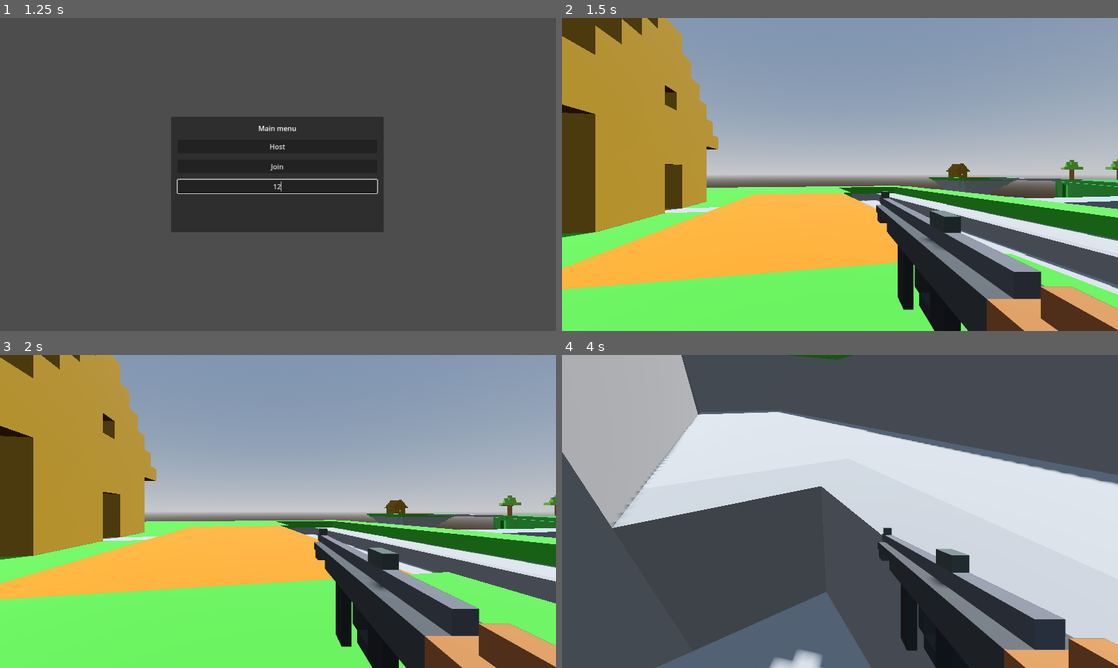
Above: before the commit, frames 1-4 (two rows, left to right).
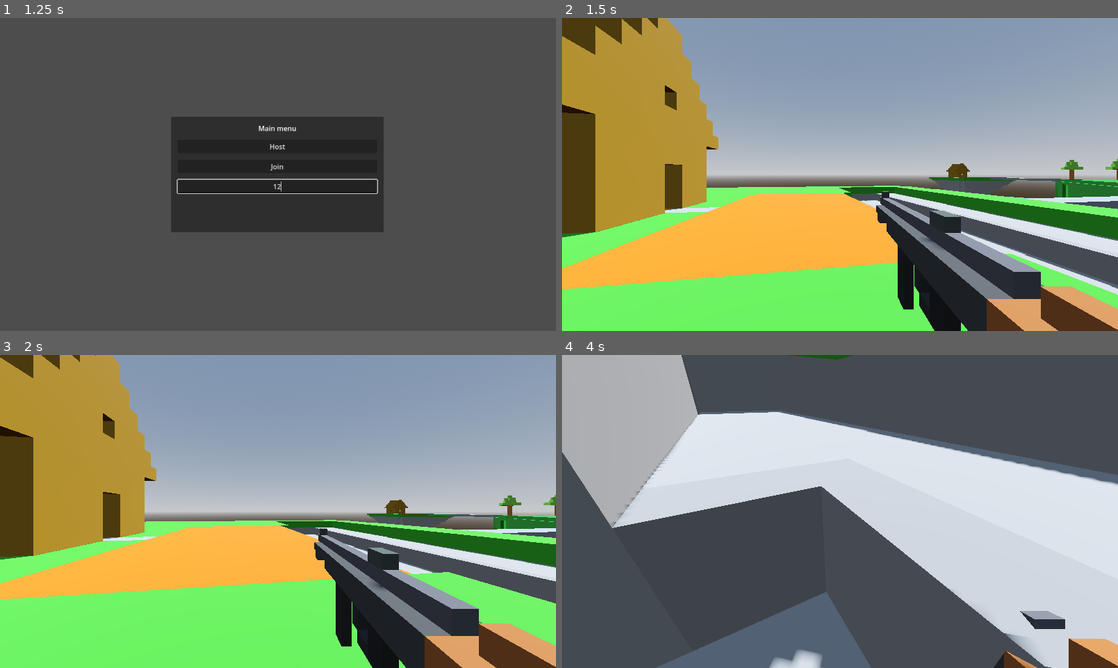
Above: after the commit, the same moments.

Repository: qdanq/Battle-duo
Game: Godot game, scene res://menu.tscn
Same seed, same stepped clock (60 frames per second), same inputs: the game is played once before the commit and once after it.
Inputs (mouse positions are in pixels of both pictures, inside the frame that each line leads up to):
- Up to frame 1 (1.25 s): click (278, 187) at 0.52 s; type "12" at 0.6 s
- Up to frame 2 (1.5 s): click "Host" at 1.25 s
- Up to frame 3 (2 s): no input
- Up to frame 4 (4 s): tap Enter (ui_accept) at 2, 2.27, 3.02 s; move the mouse to (867, 511) at 2.02 s; press the mouse at (867, 511) at 2.03 s; hold W (Up) from 2.03 s (still down); move the mouse to (812, 511) at 2.77 s; release the mouse at (812, 511) at 2.78 s; click (812, 511) at 2.85 s; move the mouse to (851, 505) at 3.52 s; press the mouse at (851, 505) at 3.53 s

Frame 1 is identical in both runs. In frame 2, 0.2% of the frame differs, in the area x 56-100%, y 55-100%; in frame 3, 0.2%; in frame 4, 8.2%.

Commit message:
пиздец

Diff:
--- a/CharacterBody3D.gd
+++ b/CharacterBody3D.gd
@@ -8,7 +8,6 @@
 var gravity = 20.0
 @onready var neck := $Neck
 @onready var camera := $Neck/Camera3D
-@onready var guncam := $Neck/Camera3D/SubViewportContainer/SubViewport/Guncam
 @onready var anim_player := $AnimationPlayer
 @onready var muzzle_flash := $Neck/Camera3D/AutomaticRifle/muzzle_flash
 
@@ -34,17 +33,12 @@
 			camera.rotate_x(-event.relative.y * 0.01)
 			camera.rotation.x = clamp(camera.rotation.x, deg_to_rad(-80), deg_to_rad(80))
 
-
-func _process(delta):
-	guncam.global_transform = camera.global_transform
-
 func _physics_process(delta):
 	if not is_multiplayer_authority(): return
 	# Add the gravity.
 	if not is_on_floor():
 		velocity.y -= gravity * delta
 
-	play_shoot_effects()
 	# Handle Jump.
 	if Input.is_action_just_pressed("ui_accept") and is_on_floor():
 		velocity.y = JUMP_VELOCITY
@@ -60,6 +54,7 @@
 		velocity.x = move_toward(velocity.x, 0, SPEED)
 		velocity.z = move_toward(velocity.z, 0, SPEED)
 
+	play_shoot_effects()
 	if anim_player.current_animation == "shoot":
 		pass
 
@@ -70,6 +65,7 @@
 
 	move_and_slide()
 
+
 func play_shoot_effects():
 	if Input.is_action_pressed("shoot"):
 		anim_player.play("shoot")
--- a/character_body_3d.tscn
+++ b/character_body_3d.tscn
@@ -36,6 +36,127 @@
 size = Vector2(0.5, 0.5)
 orientation = 2
 
+[sub_resource type="Animation" id="Animation_lsjur"]
+length = 0.001
+tracks/0/type = "value"
+tracks/0/imported = false
+tracks/0/enabled = true
+tracks/0/path = NodePath("Neck/Camera3D/AutomaticRifle:position")
+tracks/0/interp = 1
+tracks/0/loop_wrap = true
+tracks/0/keys = {
+"times": PackedFloat32Array(0),
+"transitions": PackedFloat32Array(1),
+"update": 0,
+"values": [Vector3(1.90503, -2.4435, -0.262785)]
+}
+tracks/1/type = "value"
+tracks/1/imported = false
+tracks/1/enabled = true
+tracks/1/path = NodePath("Neck/Camera3D/AutomaticRifle:rotation")
+tracks/1/interp = 1
+tracks/1/loop_wrap = true
+tracks/1/keys = {
+"times": PackedFloat32Array(0),
+"transitions": PackedFloat32Array(1),
+"update": 0,
+"values": [Vector3(0, 0, 0)]
+}
+
+[sub_resource type="Animation" id="Animation_1e356"]
+resource_name = "idle"
+length = 3.0
+loop_mode = 1
+tracks/0/type = "value"
+tracks/0/imported = false
+tracks/0/enabled = false
+tracks/0/path = NodePath("Neck/Camera3D/AutomaticRifle:position")
+tracks/0/interp = 1
+tracks/0/loop_wrap = true
+tracks/0/keys = {
+"times": PackedFloat32Array(0),
+"transitions": PackedFloat32Array(-2),
+"update": 0,
+"values": [Vector3(1.90503, -2.4435, -0.262785)]
+}
+tracks/1/type = "value"
+tracks/1/imported = false
+tracks/1/enabled = true
+tracks/1/path = NodePath("Neck/Camera3D/AutomaticRifle:rotation")
+tracks/1/interp = 1
+tracks/1/loop_wrap = true
+tracks/1/keys = {
+"times": PackedFloat32Array(0, 1.5),
+"transitions": PackedFloat32Array(-2, 1),
+"update": 0,
+"values": [Vector3(0, 0, 0), Vector3(-0.0174533, 0, 0)]
+}
+
+[sub_resource type="Animation" id="Animation_wr0j7"]
+resource_name = "move"
+loop_mode = 1
+step = 0.25
+tracks/0/type = "value"
+tracks/0/imported = false
+tracks/0/enabled = true
+tracks/0/path = NodePath("Neck/Camera3D/AutomaticRifle:position")
+tracks/0/interp = 1
+tracks/0/loop_wrap = true
+tracks/0/keys = {
+"times": PackedFloat32Array(0, 0.25, 0.5, 0.75, 1),
+"transitions": PackedFloat32Array(0.5, 2, 0.5, 2, 0.5),
+"update": 0,
+"values": [Vector3(1.90503, -2.4435, -0.262785), Vector3(1.84866, -2.42143, -0.262785), Vector3(1.905, -2.443, -0.263), Vector3(1.96007, -2.42091, -0.263), Vector3(1.905, -2.443, -0.263)]
+}
+tracks/1/type = "value"
+tracks/1/imported = false
+tracks/1/enabled = false
+tracks/1/path = NodePath("Neck/Camera3D/AutomaticRifle:rotation")
+tracks/1/interp = 1
+tracks/1/loop_wrap = true
+tracks/1/keys = {
+"times": PackedFloat32Array(),
+"transitions": PackedFloat32Array(),
+"update": 0,
+"values": []
+}
+
+[sub_resource type="Animation" id="Animation_mfles"]
+resource_name = "shoot"
+length = 0.1
+tracks/0/type = "value"
+tracks/0/imported = false
+tracks/0/enabled = true
+tracks/0/path = NodePath("Neck/Camera3D/AutomaticRifle:position")
+tracks/0/interp = 1
+tracks/0/loop_wrap = true
+tracks/0/keys = {
+"times": PackedFloat32Array(0, 0.1),
+"transitions": PackedFloat32Array(2, 2),
+"update": 0,
+"values": [Vector3(1.905, -2.44299, -0.173155), Vector3(1.905, -2.443, -0.223)]
+}
+tracks/1/type = "value"
+tracks/1/imported = false
+tracks/1/enabled = true
+tracks/1/path = NodePath("Neck/Camera3D/AutomaticRifle:rotation")
+tracks/1/interp = 1
+tracks/1/loop_wrap = true
+tracks/1/keys = {
+"times": PackedFloat32Array(0, 0.1),
+"transitions": PackedFloat32Array(2, 2),
+"update": 0,
+"values": [Vector3(0.0174533, -0.0174533, 0), Vector3(0, 0, 0)]
+}
+
+[sub_resource type="AnimationLibrary" id="AnimationLibrary_47j04"]
+_data = {
+"RESET": SubResource("Animation_lsjur"),
+"idle": SubResource("Animation_1e356"),
+"move": SubResource("Animation_wr0j7"),
+"shoot": SubResource("Animation_mfles")
+}
+
 [sub_resource type="SceneReplicationConfig" id="SceneReplicationConfig_46bmj"]
 properties/0/path = NodePath(".:position")
 properties/0/spawn = true
@@ -45,131 +166,26 @@
 properties/1/spawn = true
 properties/1/sync = true
 properties/1/watch = false
-properties/2/path = NodePath("Neck/Camera3D:rotation")
+properties/2/path = NodePath("Neck:rotation")
 properties/2/spawn = true
 properties/2/sync = true
 properties/2/watch = false
-
-[sub_resource type="Animation" id="Animation_lsjur"]
-length = 0.001
-tracks/0/type = "value"
-tracks/0/imported = false
-tracks/0/enabled = true
-tracks/0/path = NodePath("Neck/Camera3D/AutomaticRifle:position")
-tracks/0/interp = 1
-tracks/0/loop_wrap = true
-tracks/0/keys = {
-"times": PackedFloat32Array(0),
-"transitions": PackedFloat32Array(1),
-"update": 0,
-"values": [Vector3(1.90503, -2.4435, -0.262785)]
-}
-tracks/1/type = "value"
-tracks/1/imported = false
-tracks/1/enabled = true
-tracks/1/path = NodePath("Neck/Camera3D/AutomaticRifle:rotation")
-tracks/1/interp = 1
-tracks/1/loop_wrap = true
-tracks/1/keys = {
-"times": PackedFloat32Array(0),
-"transitions": PackedFloat32Array(1),
-"update": 0,
-"values": [Vector3(0, 0, 0)]
-}
-
-[sub_resource type="Animation" id="Animation_1e356"]
-resource_name = "idle"
-length = 3.0
-loop_mode = 1
-tracks/0/type = "value"
-tracks/0/imported = false
-tracks/0/enabled = false
-tracks/0/path = NodePath("Neck/Camera3D/AutomaticRifle:position")
-tracks/0/interp = 1
-tracks/0/loop_wrap = true
-tracks/0/keys = {
-"times": PackedFloat32Array(0),
-"transitions": PackedFloat32Array(-2),
-"update": 0,
-"values": [Vector3(1.90503, -2.4435, -0.262785)]
-}
-tracks/1/type = "value"
-tracks/1/imported = false
-tracks/1/enabled = true
-tracks/1/path = NodePath("Neck/Camera3D/AutomaticRifle:rotation")
-tracks/1/interp = 1
-tracks/1/loop_wrap = true
-tracks/1/keys = {
-"times": PackedFloat32Array(0, 1.5),
-"transitions": PackedFloat32Array(-2, 1),
-"update": 0,
-"values": [Vector3(0, 0, 0), Vector3(-0.0174533, 0, 0)]
-}
-
-[sub_resource type="Animation" id="Animation_wr0j7"]
-resource_name = "move"
-loop_mode = 1
-step = 0.25
-tracks/0/type = "value"
-tracks/0/imported = false
-tracks/0/enabled = true
-tracks/0/path = NodePath("Neck/Camera3D/AutomaticRifle:position")
-tracks/0/interp = 1
-tracks/0/loop_wrap = true
-tracks/0/keys = {
-"times": PackedFloat32Array(0, 0.25, 0.5, 0.75, 1),
-"transitions": PackedFloat32Array(0.5, 2, 0.5, 2, 0.5),
-"update": 0,
-"values": [Vector3(1.90503, -2.4435, -0.262785), Vector3(1.84866, -2.42143, -0.262785), Vector3(1.905, -2.443, -0.263), Vector3(1.96007, -2.42091, -0.263), Vector3(1.905, -2.443, -0.263)]
-}
-tracks/1/type = "value"
-tracks/1/imported = false
-tracks/1/enabled = false
-tracks/1/path = NodePath("Neck/Camera3D/AutomaticRifle:rotation")
-tracks/1/interp = 1
-tracks/1/loop_wrap = true
-tracks/1/keys = {
-"times": PackedFloat32Array(),
-"transitions": PackedFloat32Array(),
-"update": 0,
-"values": []
-}
-
-[sub_resource type="Animation" id="Animation_mfles"]
-resource_name = "shoot"
-length = 0.1
-tracks/0/type = "value"
-tracks/0/imported = false
-tracks/0/enabled = true
-tracks/0/path = NodePath("Neck/Camera3D/AutomaticRifle:position")
-tracks/0/interp = 1
-tracks/0/loop_wrap = true
-tracks/0/keys = {
-"times": PackedFloat32Array(0, 0.1),
-"transitions": PackedFloat32Array(2, 2),
-"update": 0,
-"values": [Vector3(1.905, -2.44299, -0.173155), Vector3(1.905, -2.443, -0.223)]
-}
-tracks/1/type = "value"
-tracks/1/imported = false
-tracks/1/enabled = true
-tracks/1/path = NodePath("Neck/Camera3D/AutomaticRifle:rotation")
-tracks/1/interp = 1
-tracks/1/loop_wrap = true
-tracks/1/keys = {
-"times": PackedFloat32Array(0, 0.1),
-"transitions": PackedFloat32Array(2, 2),
-"update": 0,
-"values": [Vector3(0.0174533, -0.0174533, 0), Vector3(0, 0, 0)]
-}
-
-[sub_resource type="AnimationLibrary" id="AnimationLibrary_47j04"]
-_data = {
-"RESET": SubResource("Animation_lsjur"),
-"idle": SubResource("Animation_1e356"),
-"move": SubResource("Animation_wr0j7"),
-"shoot": SubResource("Animation_mfles")
-}
+properties/3/path = NodePath("Neck/Camera3D:rotation")
+properties/3/spawn = true
+properties/3/sync = true
+properties/3/watch = false
+properties/4/path = NodePath("AnimationPlayer:current_animation")
+properties/4/spawn = true
+properties/4/sync = true
+properties/4/watch = false
+properties/5/path = NodePath("Neck/Camera3D/AutomaticRifle/muzzle_flash:emitting")
+properties/5/spawn = true
+properties/5/sync = true
+properties/5/watch = false
+properties/6/path = NodePath("Neck/Camera3D/AutomaticRifle/muzzle_flash:one_shot")
+properties/6/spawn = true
+properties/6/sync = true
+properties/6/watch = false
 
 [node name="CharacterBody3D" type="CharacterBody3D"]
 transform = Transform3D(1, 0, 0, 0, 1, 0, 0, 0, 1, -238.466, 148.612, 23.3636)
@@ -186,7 +202,6 @@
 transform = Transform3D(1, 0, 0, 0, 1, 0, 0, 0, 1, 0, 0.521295, 0)
 
 [node name="Camera3D" type="Camera3D" parent="Neck"]
-cull_mask = 1048573
 
 [node name="AutomaticRifle" type="MeshInstance3D" parent="Neck/Camera3D"]
 transform = Transform3D(0.75, 0, 0, 0, 0.75, 0, 0, 0, 0.75, 1.90503, -2.4435, -0.262785)
@@ -204,29 +219,11 @@
 process_material = SubResource("ParticleProcessMaterial_05gwt")
 draw_pass_1 = SubResource("PlaneMesh_nolb2")
 
-[node name="SubViewportContainer" type="SubViewportContainer" parent="Neck/Camera3D"]
-anchors_preset = 15
-anchor_right = 1.0
-anchor_bottom = 1.0
-grow_horizontal = 2
-grow_vertical = 2
-stretch = true
-
-[node name="SubViewport" type="SubViewport" parent="Neck/Camera3D/SubViewportContainer"]
-transparent_bg = true
-handle_input_locally = false
-size = Vector2i(1280, 720)
-render_target_update_mode = 4
-
-[node name="Guncam" type="Camera3D" parent="Neck/Camera3D/SubViewportContainer/SubViewport"]
-transform = Transform3D(1, 0, 0, 0, 1, 0, 0, 0, 1, -238.466, 149.133, 23.364)
-cull_mask = 2
-
-[node name="MultiplayerSynchronizer" type="MultiplayerSynchronizer" parent="."]
-replication_config = SubResource("SceneReplicationConfig_46bmj")
-
 [node name="AnimationPlayer" type="AnimationPlayer" parent="."]
 playback_default_blend_time = 0.05
 libraries = {
 "": SubResource("AnimationLibrary_47j04")
 }
+
+[node name="MultiplayerSynchronizer" type="MultiplayerSynchronizer" parent="."]
+replication_config = SubResource("SceneReplicationConfig_46bmj")
--- a/menu.gd
+++ b/menu.gd
@@ -7,7 +7,6 @@
 const PORT = 9999
 var enet_peer = ENetMultiplayerPeer.new()
 
-
 func _on_host_button_pressed():
 	main_menu.hide()
 
@@ -16,6 +15,7 @@
 	multiplayer.peer_connected.connect(add_player)
 
 	add_player(multiplayer.get_unique_id())
+
 func _on_join_button_pressed():
 	main_menu.hide()
 
Not shown, added: audio/auto_rifle_shoot.wav.import
Not shown, added: audio/auto_rifle_shoot.wav
